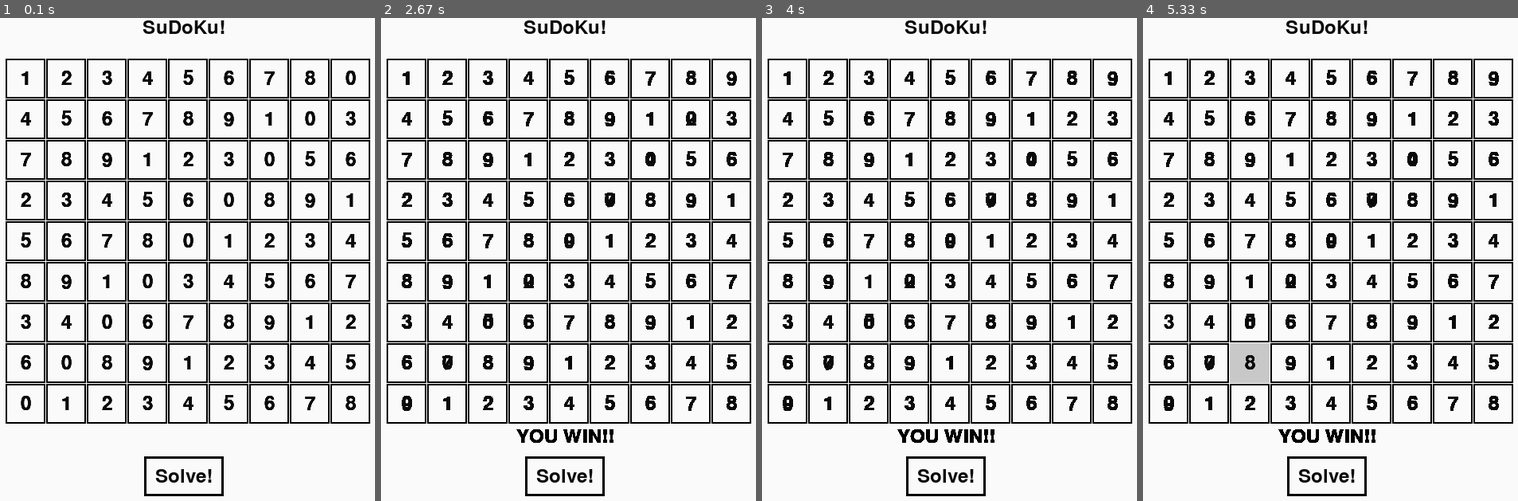
Above: before the commit, frames 1-4 (left to right).
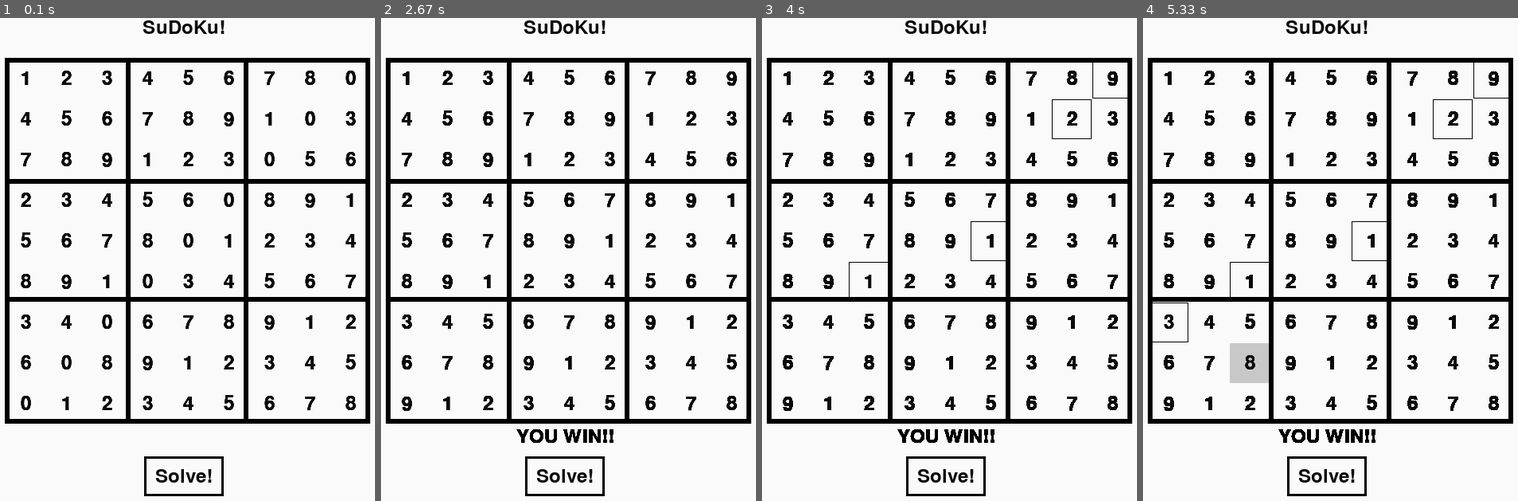
Above: after the commit, the same moments.

Repository: Perzival1312/sudoku
Game: pygame game, started from main.py
The game is run twice, just before and just after one commit, with the same random seed, the same clock (stepped at 60 frames per second) and the same inputs.
Inputs (mouse positions are in pixels of both pictures, inside the frame that each line leads up to):
- Up to frame 1 (0.1 s): no input
- Up to frame 2 (2.67 s): press the mouse at (527, 240) at 0.37 s; move the mouse to (478, 220) at 0.47 s; release the mouse at (429, 196) at 0.6 s; press the mouse at (651, 201) at 0.7 s; move the mouse to (534, 177) at 0.8 s; release the mouse at (418, 153) at 0.93 s; press the mouse at (729, 119) at 1.03 s; move the mouse to (729, 293) at 1.13 s; release the mouse at (729, 472) at 1.27 s; press the mouse at (448, 80) at 1.37 s; move the mouse to (459, 259) at 1.47 s; release the mouse at (471, 443) at 1.6 s; press the mouse at (729, 158) at 1.7 s; move the mouse to (587, 259) at 1.8 s; release the mouse at (444, 356) at 1.93 s; press the mouse at (692, 158) at 2.03 s; move the mouse to (707, 119) at 2.13 s; release the mouse at (726, 80) at 2.27 s; click (594, 472) at 2.38 s
- Up to frame 3 (4 s): press the mouse at (829, 240) at 2.7 s; move the mouse to (942, 187) at 2.8 s; release the mouse at (1054, 133) at 2.93 s; press the mouse at (1032, 158) at 3.03 s; move the mouse to (1005, 201) at 3.13 s; release the mouse at (979, 245) at 3.27 s; press the mouse at (949, 80) at 3.37 s; move the mouse to (900, 187) at 3.47 s; release the mouse at (855, 298) at 3.6 s; press the mouse at (990, 158) at 3.7 s; move the mouse to (979, 143) at 3.8 s; release the mouse at (968, 129) at 3.93 s
- Up to frame 4 (5.33 s): press the mouse at (1210, 158) at 4.03 s; move the mouse to (1188, 245) at 4.13 s; release the mouse at (1165, 331) at 4.27 s; press the mouse at (1289, 158) at 4.37 s; move the mouse to (1240, 211) at 4.47 s; release the mouse at (1188, 264) at 4.6 s; press the mouse at (1371, 80) at 4.7 s; move the mouse to (1431, 254) at 4.8 s; release the mouse at (1491, 423) at 4.93 s; press the mouse at (1289, 201) at 5.03 s; move the mouse to (1263, 278) at 5.13 s; release the mouse at (1236, 356) at 5.27 s

The runs differ from the first frame. In frame 1, 12% of the frame differs, in the area x 1-99%, y 8-84%; in frame 2, 13%; in frame 3, 12%; in frame 4, 12%.

Commit message:
readability, box borders, and solver graphic fix

Diff:
--- a/main.py
+++ b/main.py
@@ -232,7 +232,7 @@
 
 def main_game_loop_func_pygame(board):
     # pygame keycode and corresponding number
-    NUM_KEYS = {49:1, 50:2, 51:3, 52:4, 53:5, 54:6, 55:7, 56:8, 57:9}
+    NUM_KEYS = {48:0, 49:1, 50:2, 51:3, 52:4, 53:5, 54:6, 55:7, 56:8, 57:9}
     # size of sudoku boxes
     r_size = 50
     # initialize pygame and all necassary modules
@@ -241,7 +241,6 @@
     screen = pg.display.set_mode((11*r_size, 13*r_size))
     # window title
     pg.display.set_caption('SuDoKu')
-    # pg.mouse.set_visible(0)
     # generate white background surface
     background = pg.Surface(screen.get_size())
     background = background.convert()
@@ -252,11 +251,10 @@
         text = font.render("SuDoKu!", 1, (10, 10, 10))
         textpos = text.get_rect(centerx=background.get_width()/2)
         background.blit(text, textpos)
-    # Draw updated screen with text
-    screen.blit(background, (0, 0))
-    pg.display.flip()
+
     # initialize clock
     clock = pg.time.Clock()
+
     # all of the squares for the sudoku grid
     border_rects = []
     for y in range(1, 10):
@@ -264,7 +262,9 @@
             border_rects.append(pg.rect.Rect((x+x*r_size, y+y*r_size),(r_size, r_size)))
     # drawing the squares
     for rect in border_rects:
-        pg.draw.rect(background, [0,0,0], rect, 2)
+        pg.draw.rect(background, [0,0,0], rect, 3)
+        background.fill([250,250,250], rect=rect)
+
     # generate solver button and text
     solver_button = pg.rect.Rect((background.get_width()/2)-r_size, 11*r_size, r_size*2, r_size)
     pg.draw.rect(background, [0,0,0], solver_button, 3)
@@ -273,23 +273,34 @@
         text = font.render("Solve!", 1, (10, 10, 10))
         textpos = text.get_rect(centerx=background.get_width()/2, centery=11.5*r_size)
         background.blit(text, textpos)
+
+    # generate box borders
+    box_borders = []
+    box_borders.append(pg.rect.Rect(r_size, r_size, 9+r_size*9, 9+r_size*9))
+    box_borders.append(pg.rect.Rect(2+4*r_size, r_size, 4+3*r_size, 9+9*r_size))
+    box_borders.append(pg.rect.Rect(r_size, 2+4*r_size, 9+9*r_size, 4+3*r_size))
+
     # store previously clicked rect initialized as false
     prev_clicked = 0
     while 1:
         # 60 fps max
         clock.tick(60)
+        for box in box_borders:
+            pg.draw.rect(background, [0,0,0], box, 6)
+
         for event in pg.event.get():
             # Exit events
             if event.type == QUIT:
                 return
             elif event.type == KEYDOWN and event.key == K_ESCAPE:
                 return
+
             # mouse-click handling
             if event.type == pg.MOUSEBUTTONUP:
                 # revert the previously state changed square
                 if prev_clicked:
                     pg.draw.rect(background, [250,250,250], prev_clicked)
-                    pg.draw.rect(background, [0,0,0], prev_clicked, 2)
+                    pg.draw.rect(background, [0,0,0], prev_clicked, 1)
                 # get mouse position
                 pos = pg.mouse.get_pos()
                 # find square mouse click is in
@@ -300,9 +311,13 @@
                     prev_clicked = clicked_sqr[0]
                     # set state of clicked square
                     pg.draw.rect(background, [200,200,200], clicked_sqr[0])
+
                 # solve button logic
                 if solver_button.collidepoint(pos):
+                    for rect in border_rects:
+                        background.fill([250,250,250], rect=rect)
                     solver(board)
+
             # getting the number pressed to change the clicked sqr to
             if event.type == KEYDOWN and event.key in NUM_KEYS.keys():
                 # get the number that corresponds to the pygame keycode
@@ -314,6 +329,7 @@
                 col = abs_pos%9
                 # update number in board
                 board[row][col] = num
+                background.fill([250,250,250], rect=prev_clicked)
 
         # Flatten the board array for easier number placement
         # bc the square list is only 1D
@@ -324,6 +340,7 @@
         if pg.font:
             font = pg.font.Font(None, 36)
             for ind, sqr in enumerate(border_rects):
+                # background.fill([250,250,250], rect=sqr)
                 text = font.render(str(board_nums[ind]), 1, (10, 10, 10))
                 # position number in the center of all the squares
                 textpos = text.get_rect(centerx=sqr.x+(sqr.width/2), centery=sqr.y+(sqr.height/2))
@@ -331,9 +348,9 @@
         # redraws updated screen
         screen.blit(background, (0, 0))
         pg.display.flip()
+
         # change screen to win state!
         if board_checker(board):
-            # background.fill((0,0,0))
             pg.display.update()
             if pg.font:
                 #  win statement text
